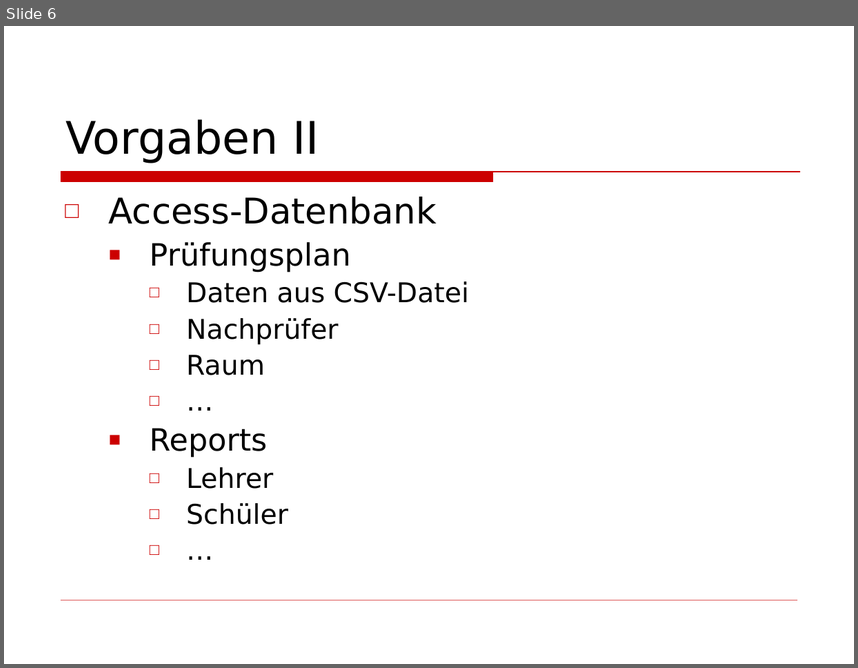
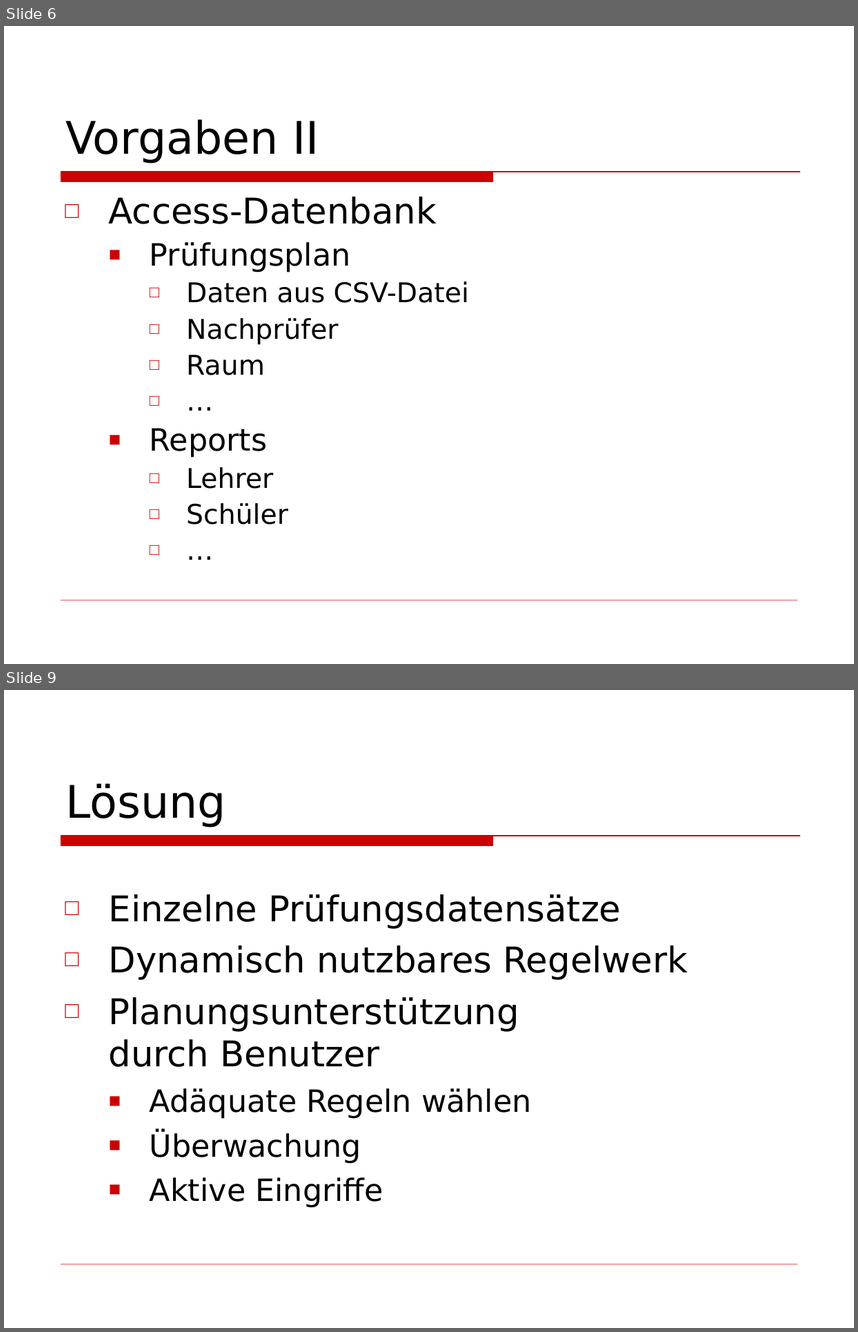
Before and after one commit to BackupTheBerlios/wiptp-svn, a slide deck: docs/Präsentation.ppt. Shown one above the other, each under a label of ours: slide 6 before the commit, slides 6 and 9 after it; the slides between them are not shown. The pictures are 858x668 and 858x1332 pixels, drawn with LibreOffice and Linux fonts; fonts in the diff are those of the drawing; background and template pictures are left out. Boxes give left, top, right and bottom in pixels: in the first picture for what was removed or moved away, otherwise in the second. Text is boxed around its words. In the diff, an @@ line names an element or a change of style, - is before the commit and + after.

```diff
--- a/docs/Präsentation.ppt
+++ b/docs/Präsentation.ppt
@@ slide 9 added at [4,690,854,1328], background picture (left out); not listed: 2 template elements that a slide beside it also shows @@
@@ title added at [65,783,225,827], 38 pt, text #000000 @@
+Lösung
@@ text added at [109,894,688,1208], 30 pt, text #000000 @@
+□ Einzelne Prüfungsdatensätze
+□ Dynamisch nutzbares Regelwerk
+□ Planungsunterstützung
+  durch Benutzer
+  ■ Adäquate Regeln wählen
+  ■ Überwachung
+  ■ Aktive Eingriffe
```
Also in this commit, not shown: 7 slides changed, 2 other slides added, 3 slides removed, 1 other file.
